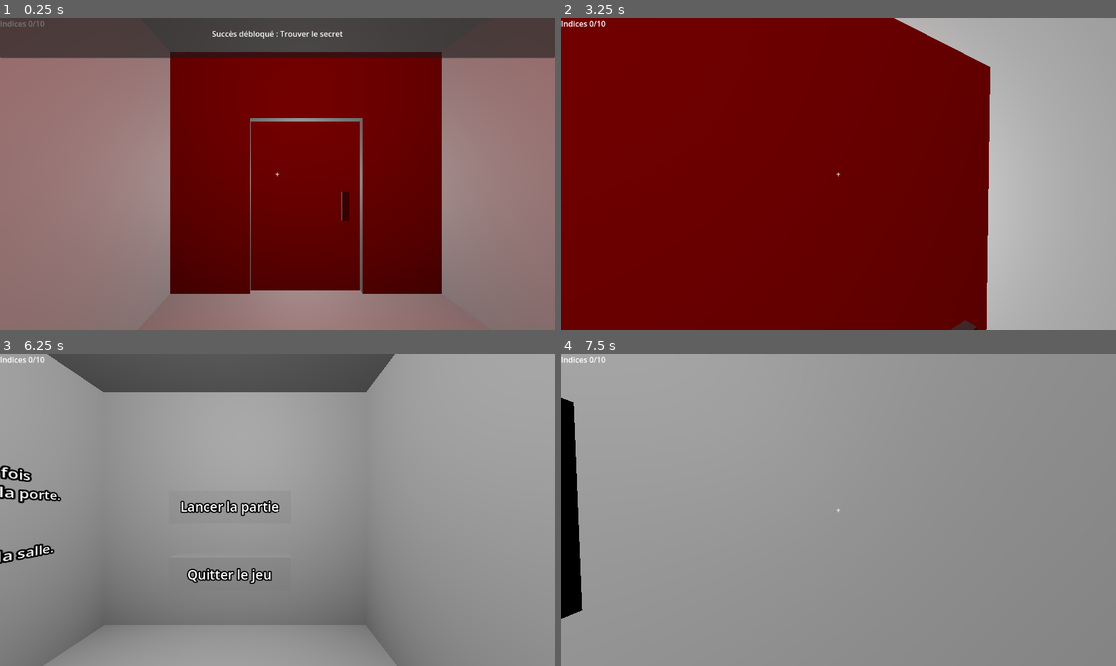
Above: before the commit, frames 1-4 (two rows, left to right).
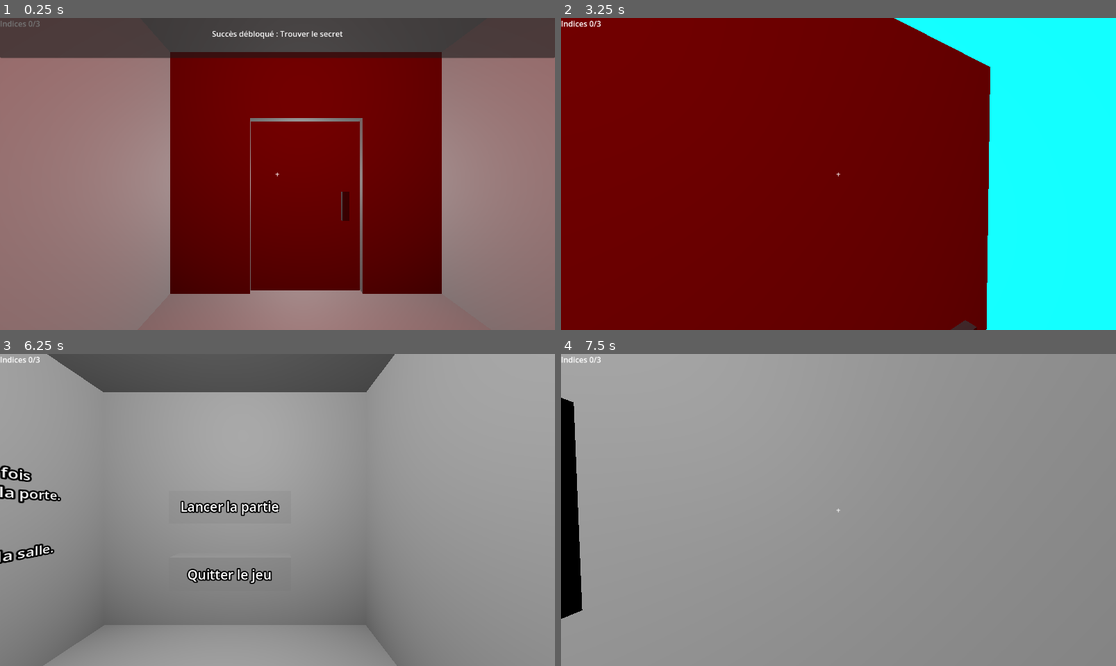
Above: after the commit, the same moments.

Repository: cegepmatane/projet-specialise-teegee6t9
Game: Godot game, scene res://Scenes/poc-succes.tscn
Two runs of this game, one before a commit and one after it. Both use one fixed random seed, a clock stepped at 60 frames per second and the inputs below. This scene is started directly instead of the project's main scene.
Inputs (mouse positions are in pixels of both pictures, inside the frame that each line leads up to):
- Up to frame 1 (0.25 s): no input
- Up to frame 2 (3.25 s): tap Enter at 0.5 s; move the mouse to (866, 174) at 0.52 s; hold W (avancer) from 0.53 s (still down); tap E (interagir) at 0.6, 2.85 s; click (866, 174) at 0.67 s; tap Space (sauter) at 0.77, 1.52, 3.02 s; move the mouse to (810, 174) at 1.27 s; tap S (reculer) at 1.35 s; move the mouse to (849, 167) at 2.02 s; tap M at 2.1 s; move the mouse to (832, 180) at 2.77 s; click (832, 180) at 2.92 s
- Up to frame 3 (6.25 s): move the mouse to (316, 513) at 3.52 s; tap S (reculer) at 3.6, 5.85 s; tap Space (sauter) at 3.77, 4.25, 4.52, 6.02 s; move the mouse to (233, 506) at 4.27 s; tap M at 4.35 s; tap Enter at 5 s; move the mouse to (283, 510) at 5.02 s; tap E (interagir) at 5.1 s; click (283, 510) at 5.17 s; move the mouse to (255, 503) at 5.77 s; release W (avancer) at 5.78 s; hold D (droite) from 5.78 s (still down)
- Up to frame 4 (7.5 s): move the mouse to (866, 510) at 6.52 s; release D (droite) at 6.53 s; hold W (avancer) from 6.53 s (still down); tap M at 6.6 s; tap Space (sauter) at 6.77, 7.25 s; move the mouse to (810, 510) at 7.27 s; tap E (interagir) at 7.35 s; click (810, 510) at 7.42 s

The runs differ from the first frame. In frame 1, less than 0.1% of the frame differs, in the area x 6-9%, y 0-3%; in frame 2, 24%, in the area x 6-100%, y 0-100%; in frame 3, less than 0.1%; in frame 4, less than 0.1%.

Commit message:
retour au lobby
#3

Diff:
--- a/Matériaux/lumiere.tres
+++ b/Matériaux/lumiere.tres
@@ -1,3 +1,7 @@
 [gd_resource type="StandardMaterial3D" format=3 uid="uid://bn56jasfvlr3o"]
 
 [resource]
+albedo_color = Color(0, 1, 1, 1)
+emission_enabled = true
+emission = Color(0, 1, 1, 1)
+emission_energy_multiplier = 16.0
--- /dev/null
+++ b/Scenes/fin_indices.tscn
@@ -0,0 +1,21 @@
+[gd_scene format=3 uid="uid://cn46n3sn1atq1"]
+
+[ext_resource type="Script" uid="uid://dn54u7frear4y" path="res://Scripts/fin_indices_trigger.gd" id="1_35u4w"]
+[ext_resource type="Material" uid="uid://bn56jasfvlr3o" path="res://Matériaux/lumiere.tres" id="1_qgwyk"]
+
+[sub_resource type="CylinderShape3D" id="CylinderShape3D_2qsbl"]
+
+[sub_resource type="CylinderMesh" id="CylinderMesh_qgwyk"]
+
+[node name="FinIndices" type="Area3D" unique_id=1453539007]
+transform = Transform3D(1.5, 0, 0, 0, 1.5, 0, 0, 0, 1.5, 0, 0, 0)
+script = ExtResource("1_35u4w")
+
+[node name="CollisionShape3D" type="CollisionShape3D" parent="." unique_id=1284650268]
+transform = Transform3D(1, 0, 0, 0, 1, 0, 0, 0, 1, 0, 1, 0)
+shape = SubResource("CylinderShape3D_2qsbl")
+
+[node name="MeshInstance3D" type="MeshInstance3D" parent="." unique_id=661488784]
+transform = Transform3D(1, 0, 0, 0, 0.01, 0, 0, 0, 1, 0, 0, 0)
+mesh = SubResource("CylinderMesh_qgwyk")
+surface_material_override/0 = ExtResource("1_qgwyk")
--- a/Scenes/level.tscn
+++ b/Scenes/level.tscn
@@ -123,6 +123,9 @@
 
 [node name="SalleCentrale" type="Node3D" parent="Structure" unique_id=1727718540]
 
+[node name="PointFinIndices" type="Marker3D" parent="Structure/SalleCentrale" unique_id=1135164999]
+transform = Transform3D(1, 0, 0, 0, 1, 0, 0, 0, 1, 0, 0.15, 0)
+
 [node name="Sol" type="StaticBody3D" parent="Structure/SalleCentrale" unique_id=1098673280]
 transform = Transform3D(20, 0, 0, 0, 0.2, 0, 0, 0, 20, 0, 0, 0)
 
@@ -913,7 +916,7 @@
 transform = Transform3D(0.2, 0, 0, 0, 5, 0, 0, 0, 12, 6, 2.5, 0)
 
 [node name="CollisionShape3D" type="CollisionShape3D" parent="Structure/AileOuest/SalleOuest1/MurEst" unique_id=1372400695]
-transform = Transform3D(1.023, 0, 0, 0, 1.023, 0, 0, 0, 0.515, 0, 0, -0.035)
+transform = Transform3D(1.023, 0, 0, 0, 1.023, 0, 0, 0, 0.92, 0, 0, -0.035)
 shape = SubResource("BoxShape3D_mur")
 
 [node name="MeshInstance3D" type="MeshInstance3D" parent="Structure/AileOuest/SalleOuest1/MurEst" unique_id=577585751]
--- a/Scripts/IndiceManager.gd
+++ b/Scripts/IndiceManager.gd
@@ -1,21 +1,97 @@
 extends Node
 
+# 🔹 Gestion des indices
 var _prochain_id: int = 1
-var _indices_total: int = 10
+var _indices_total: int = 3
 var _indices_ramasses: Dictionary = {} # id -> true
+
+# 🔹 Scène du téléporteur de fin
+var scene_fin_indices: PackedScene = preload("res://Scenes/fin_indices.tscn")
+
+# 🔹 Chemin vers le Marker3D de fin dans la scène principale
+var chemin_marker_fin: NodePath = NodePath("Structure/SalleCentrale/PointFinIndices")
+
+# 🔹 Booléen pour éviter de spawn plusieurs fois
+var _fin_spawn: bool = false
+
+
+# -----------------------
+# Méthodes publiques
+# -----------------------
 
 func enregistrer_indice() -> String:
 	var id := "indice_%d" % _prochain_id
 	_prochain_id += 1
 	return id
 
+
 func ramasser_indice(id_indice: String) -> void:
 	if id_indice == "":
 		return
+	if _indices_ramasses.has(id_indice):
+		return
+
 	_indices_ramasses[id_indice] = true
+	print("[DEBUG] Indice ramassé : ", id_indice)
+
+	# Si tous les indices sont ramassés, on spawn le téléporteur
+	if not _fin_spawn and obtenir_nombre_trouves() >= _indices_total:
+		_fin_spawn = true
+		print("[DEBUG] Tous les indices ramassés, spawn téléporteur de fin")
+		call_deferred("_spawn_fin_indices")
+
 
 func obtenir_nombre_trouves() -> int:
 	return _indices_ramasses.size()
 
+
 func obtenir_nombre_total() -> int:
 	return _indices_total
+
+
+# -----------------------
+# Spawn du téléporteur de fin + gestion lumière
+# -----------------------
+func _spawn_fin_indices() -> void:
+	if scene_fin_indices == null:
+		push_warning("IndiceManager: scene_fin_indices n'est pas assignée")
+		return
+
+	var racine := get_tree().current_scene
+	if racine == null or not racine.is_inside_tree():
+		push_warning("IndiceManager: aucune scène courante pour spawn la fin")
+		return
+
+	var marker := racine.get_node_or_null(chemin_marker_fin)
+	if marker == null or not (marker is Node3D) or not marker.is_inside_tree():
+		push_warning("IndiceManager: Marker de fin introuvable ou invalide")
+		return
+
+	var pos_fin: Vector3 = marker.global_transform.origin
+	await get_tree().process_frame
+
+	var parent := Node3D.new()
+	parent.name = "FinIndicesParent"
+	racine.add_child(parent)
+	parent.global_position = pos_fin
+
+	var fin := scene_fin_indices.instantiate()
+	parent.add_child(fin)
+	print("[DEBUG] Scene de fin indices spawnée à : ", pos_fin)
+
+	# 🔦 Gestion lumière pour mettre en valeur le TP
+	var lumiere_centrale: Light3D = racine.get_node_or_null("Eclairage/LumiereCentrale")
+	if lumiere_centrale:
+		if lumiere_centrale is OmniLight3D:
+			lumiere_centrale.light_energy *= 0.2
+			print("[DEBUG] Lumière OmniLight3D réduite")
+		elif lumiere_centrale is SpotLight3D:
+			lumiere_centrale.light_energy *= 0.2
+			print("[DEBUG] Lumière SpotLight3D réduite")
+		elif lumiere_centrale is DirectionalLight3D:
+			lumiere_centrale.light_energy *= 0.2
+			print("[DEBUG] Lumière DirectionalLight3D réduite")
+		else:
+			print("[DEBUG] Type de lumière inconnu, pas de modification")
+	else:
+		print("[DEBUG] Lumière centrale introuvable, pas de modification")
--- /dev/null
+++ b/Scripts/fin_indices_trigger.gd
@@ -0,0 +1,52 @@
+extends Area3D
+
+@export var prochaine_scene: String = "res://Scenes/lobby.tscn"
+@export var duree_effet: float = 0.2
+var utilise: bool = false
+
+@onready var forme: CollisionShape3D = $CollisionShape3D
+
+func _ready() -> void:
+	print("[DEBUG] FinIndices prêt, monitoring=", monitoring, " mask=", collision_mask, " layer=", collision_layer)
+	body_entered.connect(_sur_entree_corps)
+
+
+func _sur_entree_corps(corps: Node) -> void:
+	print("[DEBUG] body_entered par : ", corps, " (name=", corps.name, ")")
+	if utilise:
+		print("[DEBUG] déjà utilisé, on ignore")
+		return
+
+	var node: Node = corps
+	for i in range(4): # remonter les parents pour vérifier si c'est le joueur
+		if node == null:
+			break
+
+		print("[DEBUG] test node=", node.name, " i=", i)
+
+		if node.name == "Joueur" or node.is_in_group("Joueur"):
+			utilise = true
+			print("[DEBUG] Trigger téléporteur activé par : ", node.name)
+			_trigger_tp_async()
+			return
+
+		if node is Node:
+			node = node.get_parent()
+		else:
+			break
+
+
+func _trigger_tp_async() -> void:
+	set_deferred("monitoring", false)
+	if forme:
+		forme.set_deferred("disabled", true)
+
+	var timer := get_tree().create_timer(duree_effet)
+	await timer.timeout
+
+	print("[DEBUG] Changement de scène vers : ", prochaine_scene)
+
+	if prochaine_scene != "":
+		var err := get_tree().change_scene_to_file(prochaine_scene)
+		if err != OK:
+			push_warning("[DEBUG] Échec du changement de scène : %s" % str(err))
--- a/project.godot
+++ b/project.godot
@@ -18,6 +18,10 @@
 [autoload]
 
 IndiceManager="*uid://b4hikvqe70a7"
+
+[editor]
+
+version_control/autoload_on_startup=true
 
 [input]
 
Not shown, added: Scripts/fin_indices_trigger.gd.uid
